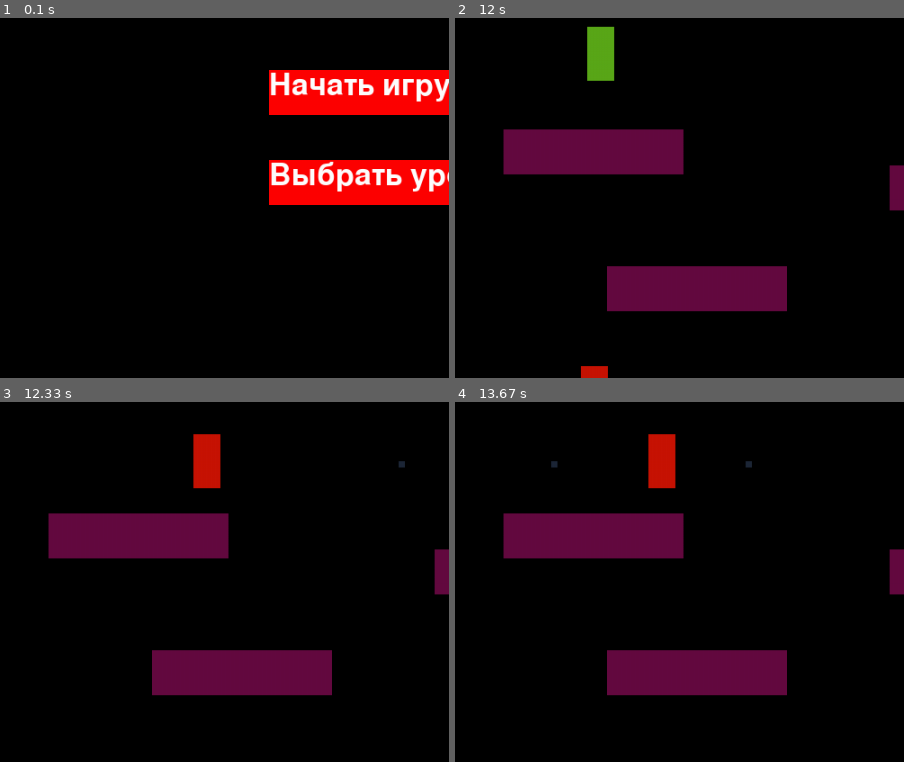
Above: before the commit, frames 1-4 (two rows, left to right).
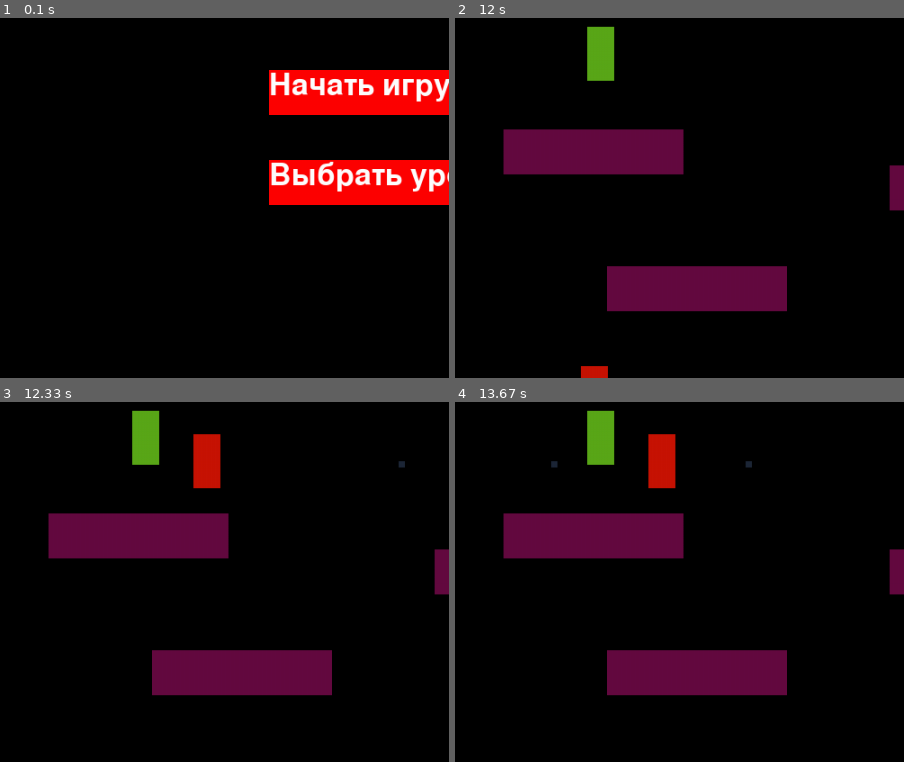
Above: after the commit, the same moments.

Repository: code-n-cry/pygame-tutoring-project
Game: pygame game, started from game.py
Same seed, same stepped clock (60 frames per second), same inputs: the game is played once before the commit and once after it.
Inputs (mouse positions are % of the whole screen's width and height, from its top left):
- Up to frame 1 (0.1 s): no input
- Up to frame 2 (12 s): click "Начать игру" at 0.38 s; tap Space at 0.67, 1.07, 1.37, 1.63, 1.97, 2.27, 2.4, 2.8, 3.1, 3.47, 3.87, 4.17, 4.37, 4.67, 4.87, 5.2, 5.5, 5.7, 6, 6.27, 6.6, 6.9, 7.03, 7.43, 7.73, 8.1, 8.5, 8.8, 9, 9.3, 9.5, 9.83, 10.13, 10.33, 10.63, 10.9, 11.23, 11.53, 11.67 s; hold A 1-1.53 s; move the mouse to (13, 40) at 1.03 s; hold S 1.57-1.87 s; move the mouse to (64, 58) at 1.6 s; hold A 1.9-2.3 s; move the mouse to (23, 45) at 1.93 s; hold W 2.33-2.7 s; move the mouse to (16, 74) at 2.37 s; hold D 2.73-3.37 s; move the mouse to (37, 43) at 2.77 s; hold S 3.4-3.77 s; move the mouse to (16, 81) at 3.43 s; hold A 3.8-4.27 s; move the mouse to (87, 84) at 3.83 s; hold D 4.3-4.77 s; move the mouse to (22, 36) at 4.33 s; hold W 4.8-5.1 s; move the mouse to (65, 16) at 4.83 s; hold D 5.13-5.6 s; move the mouse to (42, 44) at 5.17 s; hold A 5.63-6.17 s; move the mouse to (41, 14) at 5.67 s; hold S 6.2-6.5 s; move the mouse to (86, 62) at 6.23 s; hold A 6.53-6.93 s; move the mouse to (64, 63) at 6.57 s; hold W 6.97-7.33 s; move the mouse to (39, 51) at 7 s; hold D 7.37-8 s; move the mouse to (14, 74) at 7.4 s; hold S 8.03-8.4 s; move the mouse to (29, 44) at 8.07 s; hold A 8.43-8.9 s; move the mouse to (20, 54) at 8.47 s; hold D 8.93-9.4 s; move the mouse to (15, 33) at 8.97 s; hold W 9.43-9.73 s; move the mouse to (16, 47) at 9.47 s; hold D 9.77-10.23 s; move the mouse to (48, 85) at 9.8 s; hold A 10.27-10.8 s; move the mouse to (25, 82) at 10.3 s; hold S 10.83-11.13 s; move the mouse to (69, 81) at 10.87 s; hold A 11.17-11.57 s; move the mouse to (70, 38) at 11.2 s; hold W 11.6-11.97 s; move the mouse to (15, 59) at 11.63 s
- Up to frame 3 (12.33 s): no input
- Up to frame 4 (13.67 s): no input
The pictures show only the part of the screen within x 0-50%, y 27-77%; the shares and areas given below are measured in that part.

Frames 1-2 are identical in both runs. In frame 3, 1.0% of the frame differs, in the area x 29-36%, y 2-18%; in frame 4, 1.0%.

Commit message:
добавил жизни

Diff:
--- a/game.py
+++ b/game.py
@@ -20,6 +20,7 @@
 enemy_group = pygame.sprite.Group()
 wall_group = pygame.sprite.Group()
 difficult = "easy"
+life = 3
 
 class Player(pygame.sprite.Sprite):
     def __init__(self, x, y):
@@ -28,6 +29,7 @@
         self.speed_x = 7
         self.speed_y = 7
         self.jumping = False
+        self.player_life = 3
         self.alive = True
         self.jump_timer = 12
 
@@ -67,7 +69,7 @@
         self.in_menu = True
 
     def update(self, event):
-        global difficult,enemy_count
+        global difficult,enemy_count,player
         if event.type == pygame.MOUSEBUTTONDOWN:
             pos = event.pos
             if self.choice == False:
@@ -79,12 +81,15 @@
                     if difficult == "easy":
                         wall_count = 5
                         enemy_count = 1
+                        player.player_life = 3
                     if difficult == "normal":
                         wall_count = 7
                         enemy_count = 2
+                        player.player_life = 2
                     if difficult == "hard":
                         wall_count = 9
                         enemy_count = random.randint(3,4)
+                        player.player_life = 1
                     for i in range(wall_count):
                         x = random.randint(1, 800)
                         y = random.randint(50, 750)
@@ -218,7 +223,6 @@
                         player.alive = False
                     if i.rect.x < 0:
                         i.kill()
-                print(len(enemy_group))
     if not menu.in_menu:
         for i in enemy_group:
             i.update()
@@ -233,7 +237,10 @@
             if i.rect.x > WIDTH:
                 i.kill()
             if pygame.sprite.collide_rect(player, i):
-                player.alive = False
+                if player.player_life == 0:
+                    player.alive = False
+                else:
+                    player.player_life - 1
         for i in player_bullet_group:
             i.update()
             for n in wall_group:
